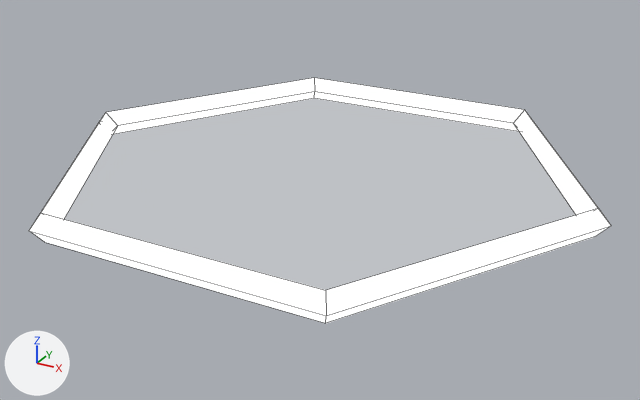
The Blender file assets/hexagon.blend: old version first, new version second.
Before and after are seen from a camera (50 mm lens) standing at (1.457, -2.638, 1.187) and looking at (0.028, -0.04, -0.112). Every picture has the same lights, and +X, +Y and +Z are marked at lower left. Mesh edges are drawn as thin lines.

Script lines for the objects in view, before the commit:
```python
mat_hex = bpy.data.materials.new('Hex')
mat_hex.use_nodes = True; mat_hex.node_tree.nodes.clear()
_N = mat_hex.node_tree.nodes; _L = mat_hex.node_tree.links
n0 = _N.new('ShaderNodeOutputMaterial'); n0.name = 'Material Output'
n1 = _N.new('ShaderNodeBackground'); n1.name = 'Background'
n2 = _N.new('ShaderNodeBsdfTransparent'); n2.name = 'Transparent BSDF'
n3 = _N.new('ShaderNodeMixShader'); n3.name = 'Mix Shader'
n4 = _N.new('ShaderNodeTexImage'); n4.name = 'Image Texture'
n4.image = img_atlas
n5 = _N.new('ShaderNodeMix'); n5.name = 'Mix'
n5.mute = True
n5.data_type = 'RGBA'
n5.blend_type = 'MULTIPLY'
n5.inputs[0].default_value = 1.0  # 'Factor'
n5.inputs[7].default_value = (1.0, 0.0, 0.0, 1.0)  # 'B', red #ff0000
_L.new(n3.outputs[0], n0.inputs[0])  # 'Shader' to 'Surface'
_L.new(n1.outputs[0], n3.inputs[2])  # 'Background' to 'Shader'
_L.new(n4.outputs[1], n3.inputs[0])  # 'Alpha' to 'Factor'
_L.new(n2.outputs[0], n3.inputs[1])  # 'BSDF' to 'Shader'
_L.new(n4.outputs[0], n5.inputs[6])  # 'Color' to 'A'
_L.new(n5.outputs[2], n1.inputs[0])  # 'Result' to 'Color'
me_circle = bpy.data.meshes.new('Circle')
me_circle.from_pydata(...)  # 24 vertices, 25 faces; spans x -1.04..1.04, y -0.9..0.9, z -0.05..0.05
me_circle.materials.append(mat_hex)
# before: 13 (0.52, 0.9, 0.0) at pixel (531, 119), 14 (-0.52, 0.9, 0.0), 16 (-1.04, 0.0, 0.0) at pixel (98, 122), 18 (-0.52, -0.9, 0.0) at pixel (28, 230), 20 (0.52, -0.9, 0.0) at pixel (326, 315)
# before: 22 (1.04, 0.0, 0.0) at pixel (611, 225)
ob_hex = bpy.data.objects.new('Hex', me_circle)
ob_hex.location = (0.0, 0.0, 0.0)
```
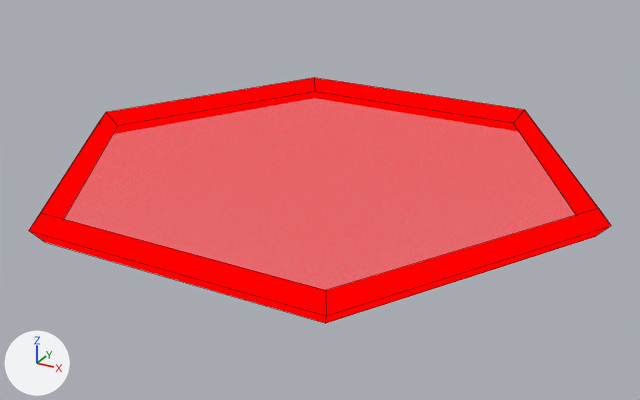
What changed in the scene script:
```text
Add img_hex_atlas_png:
    img_hex_atlas_png = load_image('hex_atlas.png', '../res/protostar/hexagon/hex_atlas.png', 16, 16, 'sRGB')
Change mat_hex:
    where n4 = _N.new('ShaderNodeTexImage'); n4.name = 'Image Texture'
    n4.image: img_atlas -> img_hex_atlas_png
    where n5 = _N.new('ShaderNodeMix'); n5.name = 'Mix'
    remove n5.mute = True
Change me_circle:
    used by ob_hex; location = (0.0, 0.0, 0.0)
    verts and faces of me_circle; kept vertices keep their numbers, new ones are numbered from 24
    remove me_circle.from_pydata(...)  # 24 vertices, 25 faces; spans x -1.04..1.04, y -0.9..0.9, z -0.05..0.05
    add me_circle.from_pydata(...)  # 24 vertices, 26 faces; spans x -1.04..1.04, y -0.9..0.9, z -0.05..0.05
    me_circle part 1
    add faces += [(13, 14, 16, 18, 20, 22)]
```

Where the change shows, as pixel boxes (x1, y1, x2, y2) in the pictures (640 x 400 px):
'Hex', surface changed, reshaped (white to red)
    both: (29, 78, 611, 323)
part 1 of me_circle, added (red)
    after: (66, 92, 574, 288)
